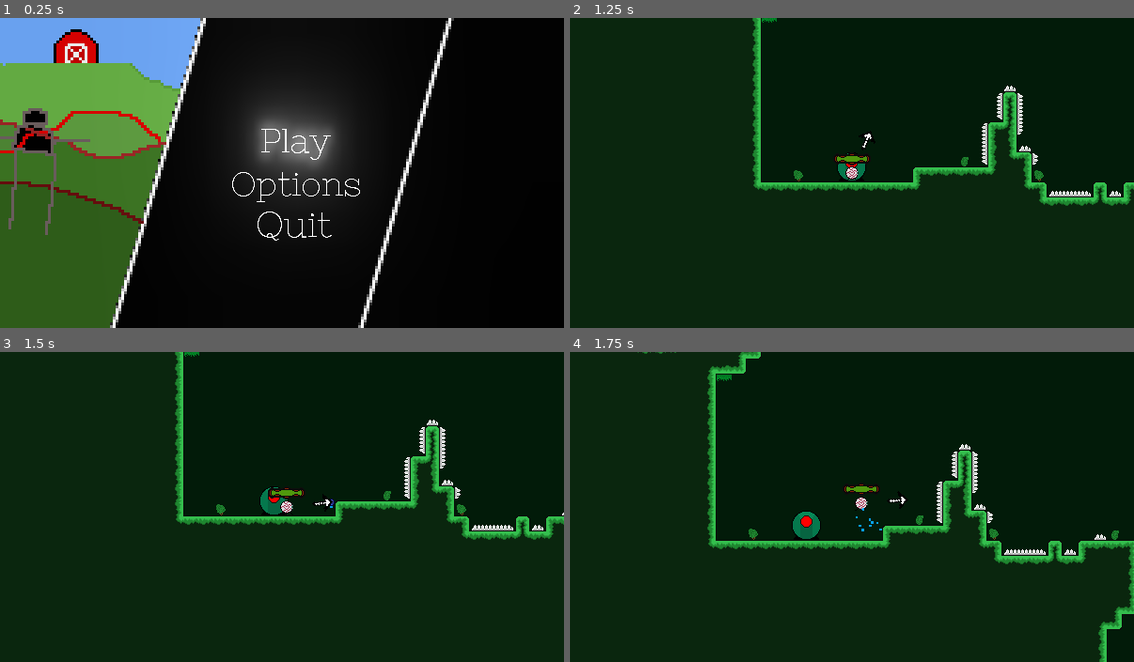
Above: before the commit, frames 1-4 (two rows, left to right).
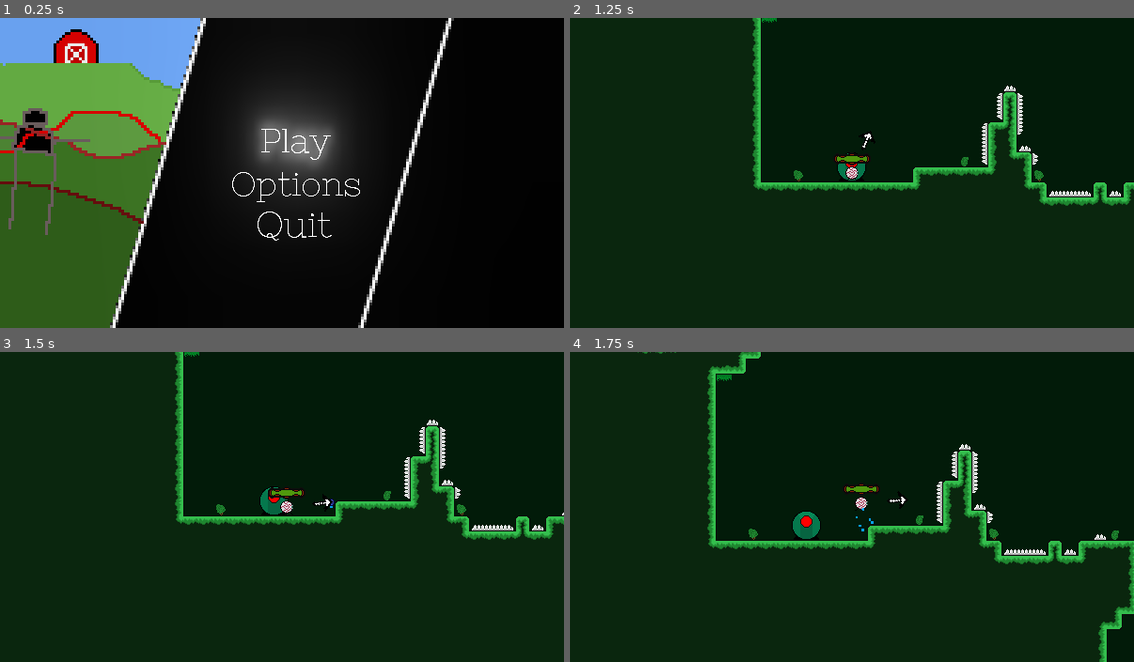
Above: after the commit, the same moments.

Repository: epimetheusgames/EyeSore
Game: Godot game, scene res://MainMenu.tscn
Same seed, same stepped clock (60 frames per second), same inputs: the game is played once before the commit and once after it.
Inputs (mouse positions are in pixels of both pictures, inside the frame that each line leads up to):
- Up to frame 1 (0.25 s): no input
- Up to frame 2 (1.25 s): click (863, 142) at 0.5 s
- Up to frame 3 (1.5 s): tap Enter (ui_accept) at 1.25 s; move the mouse to (406, 491) at 1.27 s; hold D (movement_right) from 1.28 s (still down); click (406, 491) at 1.35 s
- Up to frame 4 (1.75 s): keep holding D (movement_right); tap Space (movement_jump) at 1.52 s

Frames 1-3 are identical in both runs. In frame 4, 0.2% of the frame differs, in the area x 52-58%, y 54-64%.
Error after the commit: Attempt to call function 'play' in base 'null instance' on a null instance. (res://WaterParticleScript.gd:30)

Commit message:
Added those nonexistant nodes ...

Diff:
--- a/OGPC_Project_Native_Directory/MainMenu.tscn
+++ b/OGPC_Project_Native_Directory/MainMenu.tscn
@@ -6,16 +6,6 @@
 [ext_resource path="res://Death_SFX_Player.tscn" type="PackedScene" id=4]
 [ext_resource path="res://Grass_Area_Music_Player.tscn" type="PackedScene" id=5]
 [ext_resource path="res://Shooting_SFX_Player.tscn" type="PackedScene" id=6]
-[ext_resource path="res://SFX/Land.wav" type="AudioStream" id=7]
-[ext_resource path="res://SFX/Single_Step.wav" type="AudioStream" id=8]
-[ext_resource path="res://SFX/Jump.wav" type="AudioStream" id=9]
-[ext_resource path="res://SFX/Shoot_Normal.wav" type="AudioStream" id=10]
-[ext_resource path="res://SFX/Shoot_Shockwave.wav" type="AudioStream" id=11]
-[ext_resource path="res://SFX/Next_Level.wav" type="AudioStream" id=12]
-[ext_resource path="res://SFX/Hurt.wav" type="AudioStream" id=13]
-[ext_resource path="res://SFX/Shockwave_Knockback.wav" type="AudioStream" id=14]
-[ext_resource path="res://SFX/Shockwave_Explode.wav" type="AudioStream" id=15]
-[ext_resource path="res://SFX/Tile_Changed.wav" type="AudioStream" id=16]
 
 [sub_resource type="Shader" id=1]
 
@@ -44,54 +34,23 @@
 autoplay = false
 bus = "Music"
 
-[node name="Player_Hurt_Player" parent="." instance=ExtResource( 4 )]
-stream = ExtResource( 13 )
-volume_db = 6.0
+[node name="OWIE_Player" parent="." instance=ExtResource( 4 )]
 bus = "SFX"
 
+[node name="Land_SFX_Player" type="AudioStreamPlayer" parent="."]
+
+[node name="Jump_SFX_Player" type="AudioStreamPlayer" parent="."]
+
+[node name="Player_Hurt_Player" type="AudioStreamPlayer" parent="."]
+
+[node name="Shockwave_Shooting_SFX_Player" type="AudioStreamPlayer" parent="."]
+
 [node name="Shooting_SFX_Player" parent="." instance=ExtResource( 6 )]
-stream = ExtResource( 10 )
-volume_db = 8.0
 bus = "SFX"
 
-[node name="Shockwave_Shooting_SFX_Player" parent="." instance=ExtResource( 6 )]
-stream = ExtResource( 11 )
-volume_db = 6.0
-bus = "SFX"
+[node name="Shockwave_Explosion_SFX_Player" type="AudioStreamPlayer" parent="."]
 
-[node name="Jump_SFX_Player" parent="." instance=ExtResource( 6 )]
-stream = ExtResource( 9 )
-bus = "SFX"
-
-[node name="Land_SFX_Player" parent="." instance=ExtResource( 6 )]
-stream = ExtResource( 7 )
-volume_db = 14.0
-bus = "SFX"
-
-[node name="Step_Player" parent="." instance=ExtResource( 6 )]
-stream = ExtResource( 8 )
-volume_db = 4.0
-bus = "SFX"
-
-[node name="Shockwave_Explosion_SFX_Player" parent="." instance=ExtResource( 6 )]
-stream = ExtResource( 15 )
-volume_db = -4.0
-bus = "SFX"
-
-[node name="Shockwave_Boost_SFX_Player" parent="." instance=ExtResource( 6 )]
-stream = ExtResource( 14 )
-volume_db = 5.0
-bus = "SFX"
-
-[node name="Tile_Converted_SFX_Player" parent="." instance=ExtResource( 6 )]
-stream = ExtResource( 16 )
-volume_db = -8.0
-bus = "SFX"
-
-[node name="Next_Level_SFX_Player" parent="." instance=ExtResource( 6 )]
-stream = ExtResource( 12 )
-volume_db = -8.0
-bus = "SFX"
+[node name="Shockwave_Boost_SFX_Player" type="AudioStreamPlayer" parent="."]
 
 [node name="Node2D" type="Node2D" parent="."]
 z_index = 10
--- a/OGPC_Project_Native_Directory/Player.tscn
+++ b/OGPC_Project_Native_Directory/Player.tscn
@@ -6,7 +6,6 @@
 [ext_resource path="res://Player_Death_Anim_Transition_Sprite.png" type="Texture" id=4]
 [ext_resource path="res://OGPC_Game_Project_Gun_Position_Indicator.png" type="Texture" id=5]
 [ext_resource path="res://Pixilart Sprite Sheet.png" type="Texture" id=6]
-[ext_resource path="res://Player_Walking_Particles_Left.tres" type="Material" id=7]
 [ext_resource path="res://OGPC_Project_Player_Health_Bar_Improved_Empty.png" type="Texture" id=8]
 [ext_resource path="res://OGPC_Project_Player_Health_Bar_Improved_Full.png" type="Texture" id=9]
 [ext_resource path="res://OGPC_2022_Player_2_Jumping_Spritesheet.png" type="Texture" id=11]
@@ -332,15 +331,6 @@
 z_index = 5
 texture = ExtResource( 4 )
 
-[node name="Death_Vignette_Player" type="AnimationPlayer" parent="Death_Anim_Transition"]
-anims/Death_Vignette = SubResource( 106 )
-anims/RESET = SubResource( 107 )
-
-[node name="Walking_Particles_Left" type="Particles2D" parent="."]
-emitting = false
-lifetime = 1.5
-process_material = ExtResource( 7 )
-
 [connection signal="body_entered" from="Area2D" to="." method="_on_Area2D_body_entered"]
 [connection signal="timeout" from="Death_Animation_Timer" to="." method="_on_Death_Animation_Timer_timeout"]
 [connection signal="animation_finished" from="Death_Anim_Transition/Death_Vignette_Player" to="Death_Anim_Transition" method="_on_Death_Vignette_Player_animation_finished"]
Not shown: 1 places in OGPC_Project_Native_Directory/MainMenu.tscn that only renumber resources
